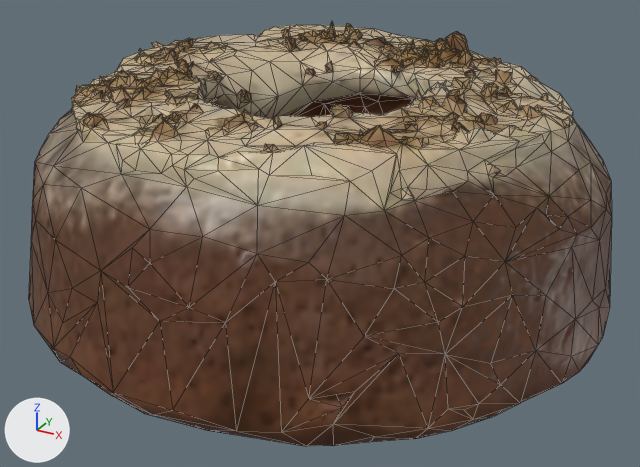
What one commit did to the glTF model assets/models/ph_cake.glb.
Before and after are seen from a 50 mm camera at (0.155, -0.279, 0.165) aimed at (0.004, -0.005, 0.028). The axes (+X, +Y, +Z) are drawn at lower left. The lights are the same throughout. The older version comes first. Mesh edges are drawn as thin lines. Vertices at exactly the same position are counted once.

The first picture shows 'carrot_cake'.
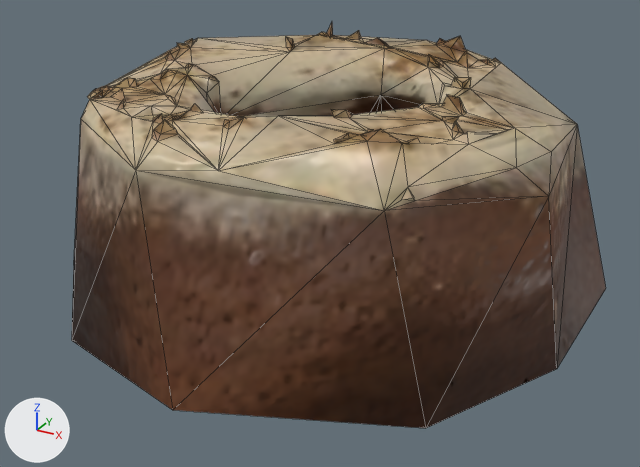
Changed parts and their boxes [x1, y1, x2, y2] in the pictures (640 x 467 px):
'carrot_cake', reshaped (8% narrower)
    before: [29, 22, 612, 446]
    after: [72, 23, 606, 428]
part 1 of me_carrot_cake_model_3_001, deleted (brown)
    before: [29, 22, 612, 446]

What changed in the scene script:
```text
Change me_carrot_cake_model_3_001:
    used by ob_carrot_cake; location = (0.0, 0.0, 0.0)
    remove me_carrot_cake_model_3_001.from_pydata(...)  # 1989 vertices, 3962 faces; spans x -0.113..0.112, y -0.111..0.115, z -0.002..0.095
    add me_carrot_cake_model_3_001.from_pydata(...)  # 280 vertices, 560 faces; spans x -0.112..0.104, y -0.111..0.103, z 0.0..0.095
    me_carrot_cake_model_3_001 part 1: 1709 vertices removed from x -0.113..0.112, y -0.111..0.115, z -0.002..0.094
```
